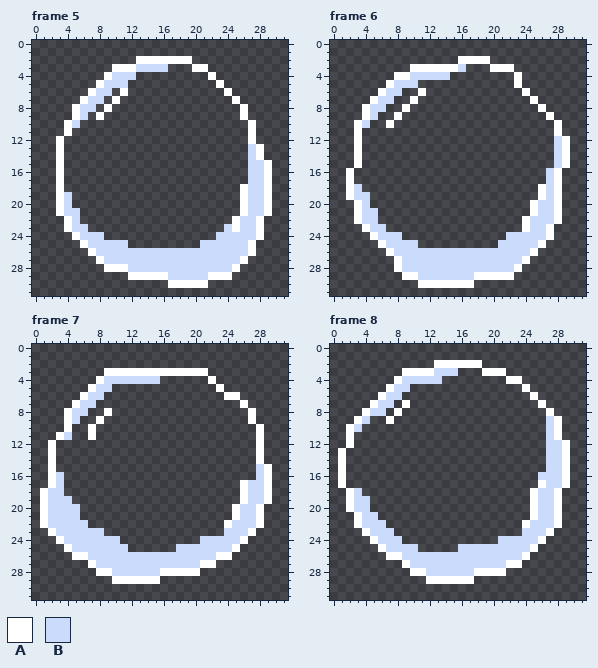
Pixel-art file, stored at Assets/Sprites/BubbleJiggle.aseprite. The picture above was drawn from the file before the commit.
32x32 pixels, 8 frames. Colours within 5 levels of each other are drawn and written as one. Shown: frame 5, frame 6, frame 7, frame 8. The commit also changed other frames, which this record leaves out.
Visible layers, top first: "Outline", "Fill".
Palette (. is transparent): A #ffffff  B #cbdbfc
Pixels before, frame 5, first column x 3:
 2 ..........AAAAAAA..........
 3 .......AAABBBB...AA........
 4 ......ABBB.........A.......
 5 .....ABBB...........A......
 6 ....ABB.A............A.....
 7 ...ABB.A..............A....
 8 ..ABB.A................A...
 9 ..AB.A.................A...
10 .AB.....................A..
11 .A......................A..
12 A.......................A..
13 A.......................BA.
14 A.......................BA.
15 A.......................BBA
16 A.......................BBA
17 A.......................BBA
18 A......................ABBA
19 AB.....................ABBA
20 AB.....................ABBA
21 ABB....................ABBA
22 .AB...................ABBA.
23 .ABB.................BABBA.
24 ..ABBB..............BBBBBA.
25 ...ABBBBB.........BBBBBBA..
26 ....ABBBBBBBBBBBBBBBBBBBA..
27 .....ABBBBBBBBBBBBBBBBBA...
28 ......AAABBBBBBBBBBBBBA....
29 .........AAAAABBBBBAAA.....
30 ..............AAAAA........
Pixels before, frame 6, first column x 2:
 2 ..............AAAA..........
 3 ........AAAAAAB...AAA.......
 4 ......AABBBBB........A......
 5 .....ABBB............A......
 6 ....ABB..A............A.....
 7 ...ABB..A..............A....
 8 ..ABB..A................A...
 9 ..AB..A..................A..
10 .AB..A....................A.
11 .A........................A.
12 .A........................BA
13 .A........................BA
14 .A........................BA
15 .A........................BA
16 A........................BA.
17 A........................BA.
18 AB......................ABA.
19 ABB.....................ABA.
20 .AB....................ABBA.
21 .ABB...................ABBA.
22 .ABB..................ABBBA.
23 ..ABB.................ABBA..
24 ...ABBB.............BBBBBA..
25 ....ABBBB..........BBBBBA...
26 .....ABBBBBBBBBBBBBBBBBA....
27 ......ABBBBBBBBBBBBBBBA.....
28 ......ABBBBBBBBBBBBBBA......
29 .......AABBBBBBBAAAAA.......
30 .........AAAAAAA............
Pixels before, frame 7, first column x 1:
 3 ........AAAAAAAAAAAAA........
 4 .......ABBBBBBB......A.......
 5 ......ABB.............A......
 6 .....ABB...............AA....
 7 ....ABB..................A...
 8 ...ABB..A.................A..
 9 ...AB..A..................A..
10 ...A..A....................A.
11 ..AB..A....................A.
12 .A.........................A.
13 .A.........................A.
14 .A.........................A.
15 .A.........................BA
16 .AB........................BA
17 .AB......................ABBA
18 ABB......................ABBA
19 ABBB.....................ABBA
20 ABBBB...................ABBA.
21 ABBBB...................ABBA.
22 ABBBBB.................ABBBA.
23 .ABBBBBB...............BBBA..
24 ..ABBBBBBB..........BBBBBA...
25 ...ABBBBBBB......BBBBBBBA....
26 ....AABBBBBBBBBBBBBBBBAA.....
27 ......ABBBBBBBBBBBBBAA.......
28 .......AABBBBBBAAAAA.........
29 .........AAAAAA..............
Pixels before, frame 8, first column x 1:
 2 ............AAAAAA...........
 3 ........AAAABBB...AAA........
 4 .......ABBBBB........AA......
 5 ......ABB..............A.....
 6 .....ABB................A....
 7 ....ABB.A................A...
 8 ...ABB.A..................A..
 9 ..AB..A...................BA.
10 .AB.......................BA.
11 .A........................BA.
12 .A........................BBA
13 A.........................BBA
14 A.........................BBA
15 A.........................BBA
16 A........................BBBA
17 A........................ABBA
18 .AB.....................ABBA.
19 .ABB....................ABBA.
20 .ABB....................ABBA.
21 ..ABB...................ABBA.
22 ..ABBB.................ABBBA.
23 ...ABBB................BBBA..
24 ....ABBB............BBBBBA...
25 .....ABBBB.....BBBBBBBBBA....
26 ......AABBBBBBBBBBBBBBBA.....
27 ........ABBBBBBBBBBBBAA......
28 .........AABBBBBBAAAA........
29 ...........AAAAAA............
Once edited:
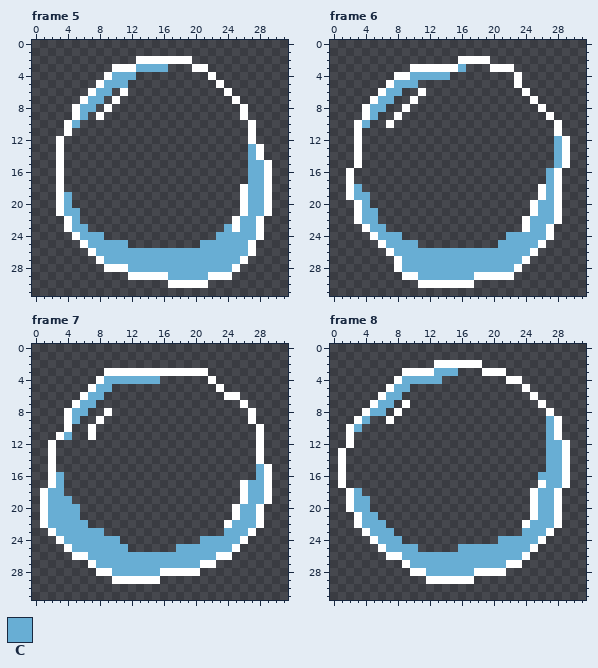
Colours new in this view: C #68aed4
Edits made:
Changed rows in their new state; - is an unchanged pixel.
Frame 5, layer "Fill":
first column x 4:
 3 ---------CCCC------------
 4 ------CCC----------------
 5 -----CCC-----------------
 6 ----CC-------------------
 7 ---CC--------------------
 8 --CC---------------------
 9 --C----------------------
10 -C-----------------------
13 -----------------------C-
14 -----------------------C-
15 -----------------------CC
16 -----------------------CC
17 -----------------------CC
18 -----------------------CC
19 C----------------------CC
20 C----------------------CC
21 CC---------------------CC
22 -C--------------------CC-
23 -CC-----------------C-CC-
24 --CCC--------------CCCCC-
25 ---CCCCC---------CCCCCC--
26 ----CCCCCCCCCCCCCCCCCCC--
27 -----CCCCCCCCCCCCCCCCC---
28 --------CCCCCCCCCCCCC----
29 -------------CCCCC-------
Frame 6, layer "Fill":
first column x 3:
 3 -------------C------------
 4 -------CCCCC--------------
 5 -----CCC------------------
 6 ----CC--------------------
 7 ---CC---------------------
 8 --CC----------------------
 9 --C-----------------------
10 -C------------------------
12 -------------------------C
13 -------------------------C
14 -------------------------C
15 -------------------------C
16 ------------------------C-
17 ------------------------C-
18 C-----------------------C-
19 CC----------------------C-
20 -C---------------------CC-
21 -CC--------------------CC-
22 -CC-------------------CCC-
23 --CC------------------CC--
24 ---CCC-------------CCCCC--
25 ----CCCC----------CCCCC---
26 -----CCCCCCCCCCCCCCCCC----
27 ------CCCCCCCCCCCCCCC-----
28 ------CCCCCCCCCCCCCC------
29 --------CCCCCCC-----------
Frame 7, layer "Fill":
first column x 4:
 4 -----CCCCCCC
 5 ----CC------
 6 ---CC-------
 7 --CC--------
 8 -CC---------
 9 -C----------
11 C-----------
first column x 2:
15 --------------------------C
16 -C------------------------C
17 -C-----------------------CC
18 CC-----------------------CC
19 CCC----------------------CC
20 CCCC--------------------CC-
21 CCCC--------------------CC-
22 CCCCC------------------CCC-
23 -CCCCCC---------------CCC--
24 --CCCCCCC----------CCCCC---
25 ---CCCCCCC------CCCCCCC----
26 -----CCCCCCCCCCCCCCCC------
27 ------CCCCCCCCCCCCC--------
28 --------CCCCCC-------------
Frame 8, layer "Fill":
first column x 3:
 3 ----------CCC-------------
 4 ------CCCCC---------------
 5 -----CC-------------------
 6 ----CC--------------------
 7 ---CC---------------------
 8 --CC----------------------
 9 -C----------------------C-
10 C-----------------------C-
11 ------------------------C-
12 ------------------------CC
13 ------------------------CC
14 ------------------------CC
15 ------------------------CC
16 -----------------------CCC
17 ------------------------CC
18 C----------------------CC-
19 CC---------------------CC-
20 CC---------------------CC-
21 -CC--------------------CC-
22 -CCC------------------CCC-
23 --CCC----------------CCC--
24 ---CCC------------CCCCC---
25 ----CCCC-----CCCCCCCCC----
26 ------CCCCCCCCCCCCCCC-----
27 -------CCCCCCCCCCCC-------
28 ---------CCCCCC-----------
